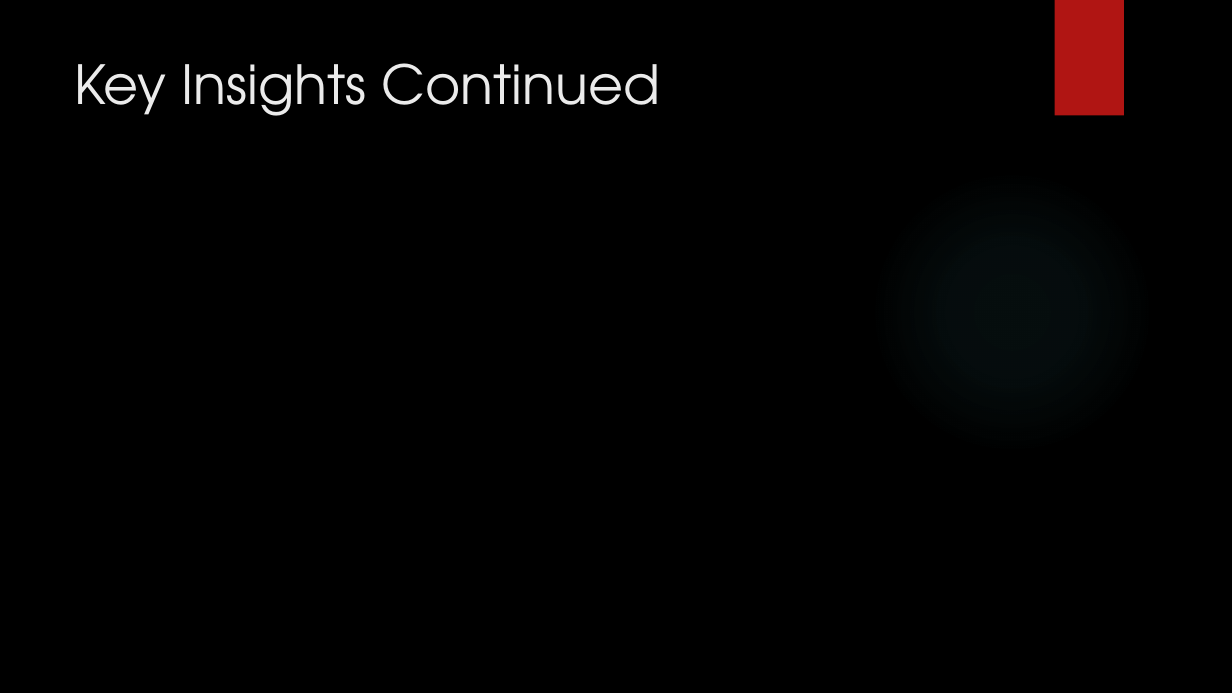
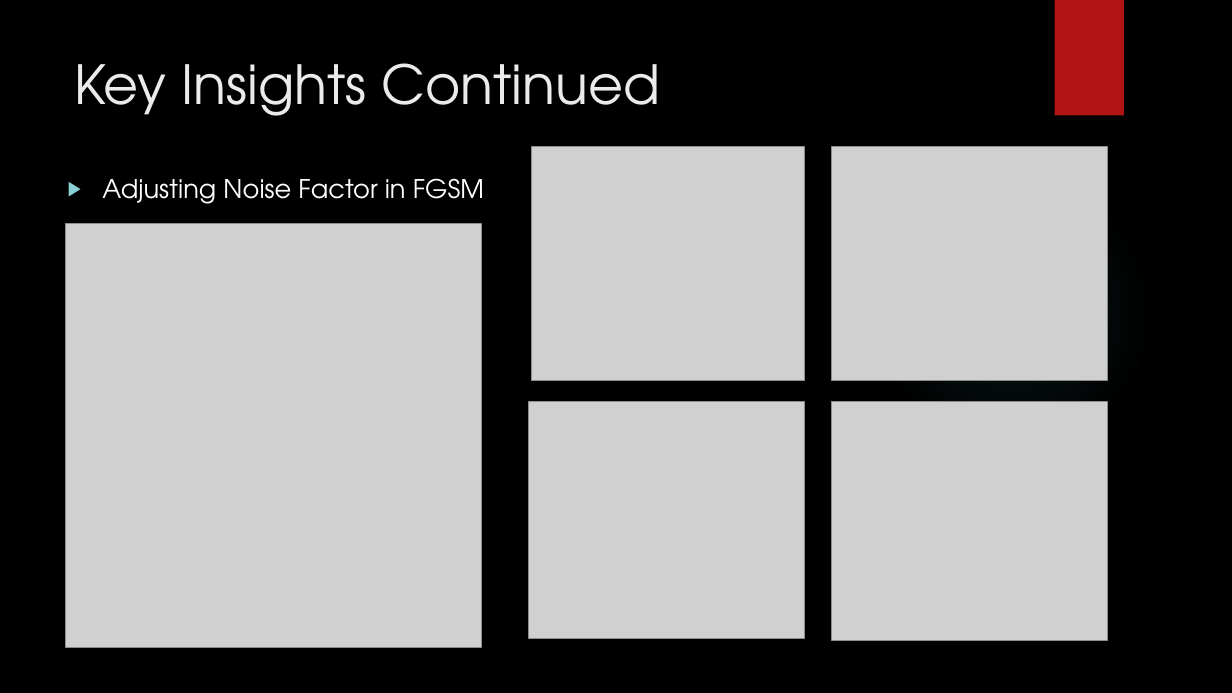
Before and after one commit to sgmurphy00/TOOLS1, a slide deck: slide 8 of Comp4447_Final_Project.pptx. Drawn at 1232x693 pixels with LibreOffice and Linux fonts; fonts in the diff are those of the drawing; grey boxes stand for pictures; background and template pictures are left out. Boxes give left, top, right and bottom in pixels: in the first picture for what was removed or moved away, otherwise in the second. Text is boxed around its words. In the diff, an @@ line names an element or a change of style, - is before the commit and + after.

Commit message:
Add files via upload
Added more charts

```diff
--- a/Comp4447_Final_Project.pptx
+++ b/Comp4447_Final_Project.pptx
@@ picture added at bbox=[531, 147, 804, 381] @@
@@ picture added at bbox=[832, 147, 1108, 381] @@
@@ text added at bbox=[102, 178, 484, 204], 20 pt, text #FFFFFF @@
+▶ Adjusting Noise Factor in FGSM
@@ picture added at bbox=[66, 224, 482, 648] @@
@@ picture added at bbox=[530, 401, 806, 639] @@
@@ picture added at bbox=[832, 401, 1108, 640] @@
```
